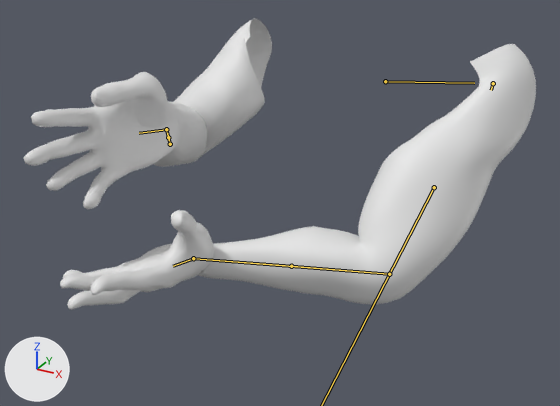
A saved change to the FBX model Assets/Animations/Character/Animation_FirstPerson_LaserPistolArms_001_Reload_001.fbx.
The view is the same before and after, from a 50 mm camera at (0.429, -0.993, 1.707) aimed at (-0.039, -0.141, 1.281). The axes (+X, +Y, +Z) are drawn at lower left. The lights are the same throughout. Both versions are drawn at frame 137 of the action 'rig|rigAction'; the numbers are the values there. The bones that change are drawn over the model as lines.

In view in the first picture: 'PlayerArms'.
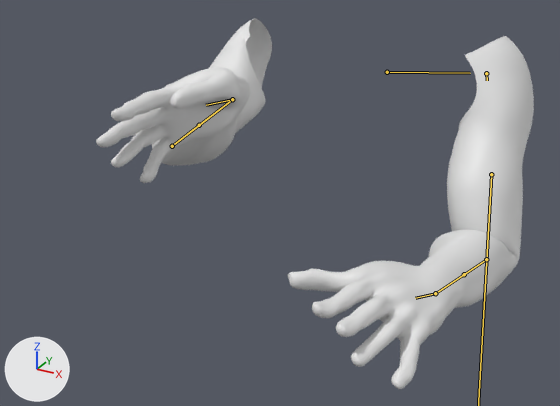
What differs and where, as boxes (x1, y1, x2, y2) in the pictures (560 x 406 px):
'PlayerArms', posed (14% narrower, 27% taller)
    before: (24, 18, 536, 309)
    after: (96, 18, 534, 389)
bone 'c_shoulder.l', root to tip
    before: (385, 81) to (474, 83)
    after: (387, 72) to (470, 73)
bone 'arm_twist.l', root to tip
    before: (493, 83) to (491, 90)
    after: (486, 73) to (487, 80)
bone 'forearm_stretch.l', root to tip
    before: (389, 274) to (291, 266)
    after: (486, 259) to (464, 274)
bone 'forearm_twist.l', root to tip
    before: (291, 266) to (193, 258)
    after: (464, 274) to (435, 293)
bone 'forearm_stretch.r', root to tip
    before: (170, 144) to (168, 137)
    after: (172, 146) to (199, 125)
bone 'forearm_twist.r', root to tip
    before: (168, 137) to (166, 129)
    after: (199, 125) to (232, 99)
bone 'forearm.l', root to tip
    before: (389, 274) to (193, 258)
    after: (486, 259) to (435, 293)
bone 'hand.l', root to tip
    before: (193, 258) to (173, 266)
    after: (435, 293) to (415, 298)
bone 'forearm.r', root to tip
    before: (170, 144) to (166, 129)
    after: (172, 146) to (232, 99)
bone 'hand.r', root to tip
    before: (166, 129) to (139, 133)
    after: (232, 99) to (206, 105)

What the commit changed:
Bone 'c_shoulder.l' (bone_c_shoulder_l) moves from (0.0, 0.0, 0.0) to (0.088, 0.007, 0.008).
Bone 'arm_twist.l' (bone_arm_twist_l) turns from (24, 1, 51) to (20, 1, 19) degrees about its own x, y and z.
Bone 'arm_stretch.l' (bone_arm_stretch_l) moves from (-0.163, -0.065, 0.074) to (-0.032, -0.012, 0.05).
Bone 'arm_stretch.l' (bone_arm_stretch_l) turns from (47, 32, 78) to (25, -5, 14) degrees about its own x, y and z.
Bone 'forearm_stretch.l' (bone_forearm_stretch_l) moves from (-0.264, -0.047, 0.152) to (-0.07, -0.008, 0.103).
Bone 'forearm_stretch.l' (bone_forearm_stretch_l) turns from (52, -21, 103) to (-9, -24, 95) degrees about its own x, y and z.
Bone 'forearm_twist.l' (bone_forearm_twist_l) turns from (0, -73, 0) to (0, 45, 0) degrees about its own x, y and z.
Bone 'forearm_stretch.r' (bone_forearm_stretch_r) moves from (0.154, -0.045, -0.031) to (0.154, -0.044, -0.026).
Bone 'forearm_stretch.r' (bone_forearm_stretch_r) turns from (15, -10, -121) to (22, -1, -140) degrees about its own x, y and z.
Bone 'forearm_twist.r' (bone_forearm_twist_r) turns from (0, 54, 0) to (0, 0, 0) degrees about its own x, y and z.
Bone 'forearm.l' (bone_forearm_l) moves from (-0.264, -0.047, 0.152) to (-0.07, -0.008, 0.103).
Bone 'forearm.l' (bone_forearm_l) turns from (52, -21, 103) to (-9, -24, 95) degrees about its own x, y and z.
Bone 'hand.l' (bone_hand_l) turns from (98, -19, -85) to (-6, 46, -9) degrees about its own x, y and z.
Bone 'forearm.r' (bone_forearm_r) moves from (0.154, -0.045, -0.031) to (0.154, -0.044, -0.026).
Bone 'forearm.r' (bone_forearm_r) turns from (15, -10, -121) to (22, -1, -140) degrees about its own x, y and z.
Bone 'hand.r' (bone_hand_r) turns from (56, 57, 2) to (35, 43, -55) degrees about its own x, y and z.
